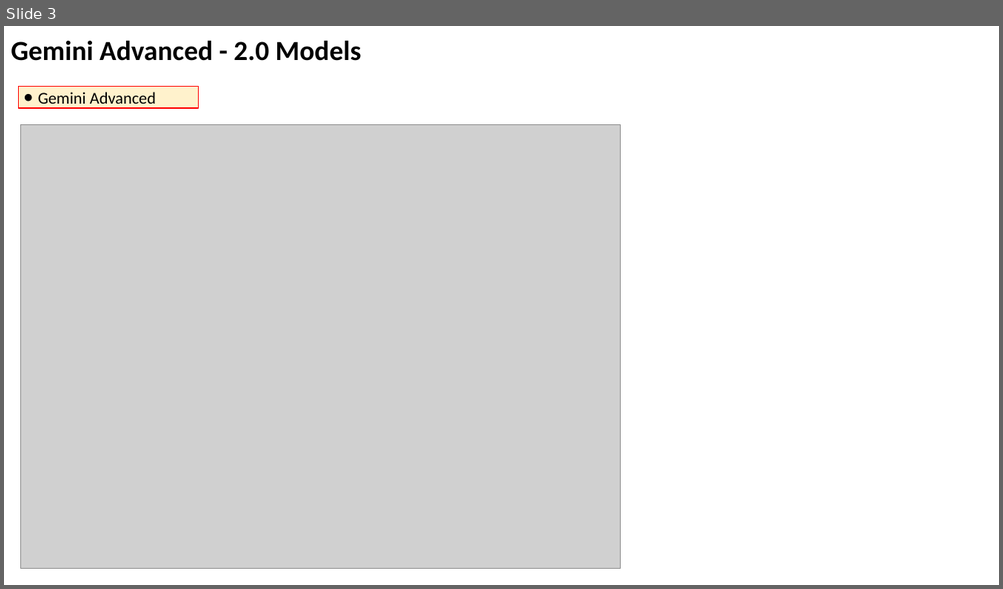
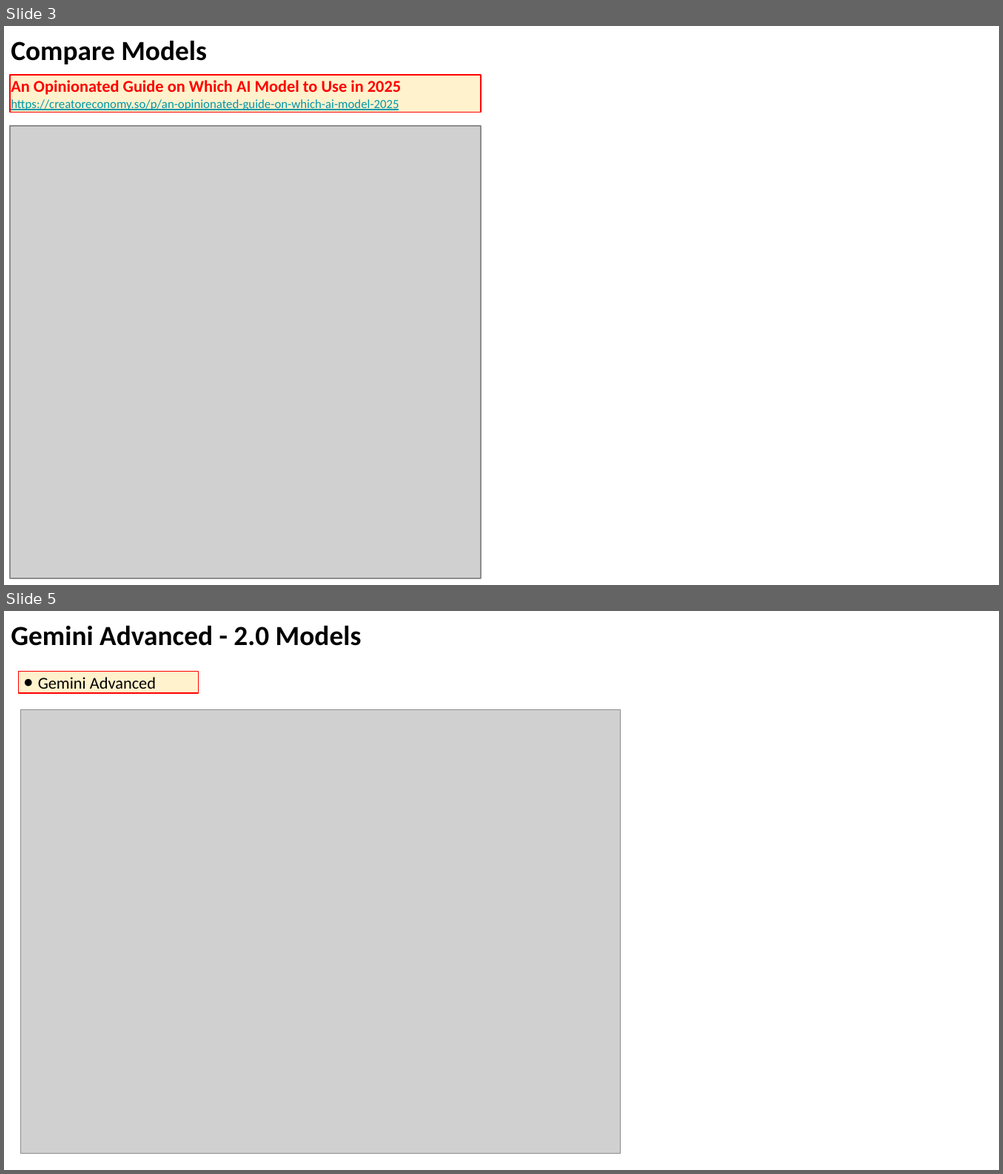
Before and after one commit to lselector/seminar, a slide deck: 2025/2025-03-14-AI-Updates.pptx. Shown one above the other, each under a label of ours: slide 3 before the commit, slides 3 and 5 after it; the slides between them are not shown. The pictures are 1003x589 and 1003x1174 pixels, drawn with LibreOffice and Linux fonts; fonts in the diff are those of the drawing; grey boxes stand for pictures. Boxes give left, top, right and bottom in pixels: in the first picture for what was removed or moved away, otherwise in the second. Text is boxed around its words. In the diff, an @@ line names an element or a change of style, - is before the commit and + after.

```diff
--- a/2025/2025-03-14-AI-Updates.pptx
+++ b/2025/2025-03-14-AI-Updates.pptx
@@ slide 3 added at [4, 26, 999, 585], background #FFFFFF @@
@@ text added at [11, 40, 207, 64], 20 pt, text #000000, bold @@
+Compare Models
@@ rectangle added at [10, 75, 481, 112], fill #FFF2CC, outline #FF0000 0.75 pt, 9 pt, text #0097A7, underline @@
+An Opinionated Guide on Which AI Model to Use in 2025
+https://creatoreconomy.so/p/an-opinionated-guide-on-which-ai-model-2025
@@ picture added at [10, 127, 481, 579] @@
@@ what was slide 3 is now slide 5 @@
```
Also in this commit, not shown: 5 slides changed, 2 other slides added.
